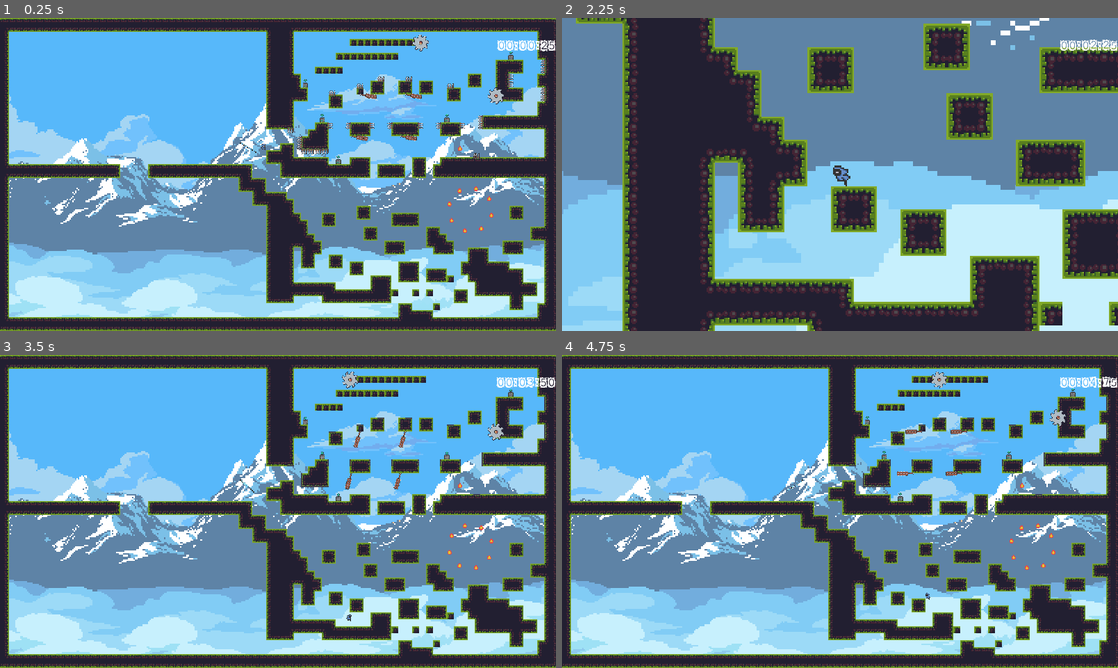
Above: before the commit, frames 1-4 (two rows, left to right).
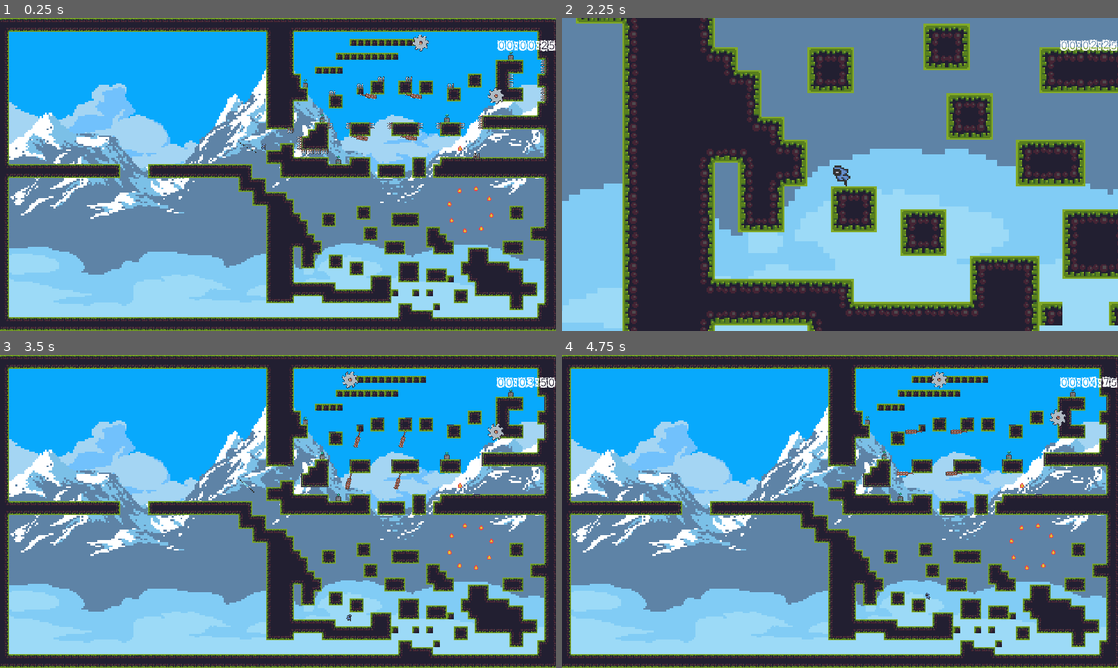
Above: after the commit, the same moments.

Repository: Mike149x/2DGameDraft
Game: Godot game, scene res://Scenes/Level1.tscn
Two runs of this game, one before a commit and one after it. Both use one fixed random seed, a clock stepped at 60 frames per second and the inputs below. Sound files missing from this copy of the repository are replaced by a short silence.
Inputs:
- Up to frame 1 (0.25 s): no input
- Up to frame 2 (2.25 s): hold D (right) 0.53-2.03 s; tap Z (zoom) at 0.6, 1.35, 2.1 s; tap Space (jump) at 0.77, 1.52 s; hold A (left) from 2.03 s (still down)
- Up to frame 3 (3.5 s): release A (left) at 2.78 s; hold D (right) from 2.78 s (still down); tap Z (zoom) at 2.85 s; tap Space (jump) at 3.02 s
- Up to frame 4 (4.75 s): tap Z (zoom) at 3.6, 4.35 s; tap Space (jump) at 3.77, 4.52 s; release D (right) at 4.28 s; hold A (left) from 4.28 s (still down)

The runs differ from the first frame. In frame 1, 44% of the frame differs, in the area x 1-98%, y 4-96%; in frame 2, 16%; in frame 3, 44%; in frame 4, 44%.

Commit message:
PARALLAX LAYERS P

Diff:
--- a/2DGameDraft/Scenes/Level1.tscn
+++ b/2DGameDraft/Scenes/Level1.tscn
@@ -15,7 +15,10 @@
 [ext_resource path="res://Scenes/SingleFlame.tscn" type="PackedScene" id=13]
 [ext_resource path="res://Scenes/SpinningFlame.tscn" type="PackedScene" id=14]
 [ext_resource path="res://Scenes/RopeSwing.tscn" type="PackedScene" id=15]
-[ext_resource path="res://Sprites/background_glacial_mountains.png" type="Texture" id=16]
+[ext_resource path="res://Sprites/glacial_mountains.png" type="Texture" id=16]
+[ext_resource path="res://Sprites/clouds_bg.png" type="Texture" id=17]
+[ext_resource path="res://Sprites/sky.png" type="Texture" id=18]
+[ext_resource path="res://Sprites/clouds_mg_2.png" type="Texture" id=19]
 
 [sub_resource type="DynamicFont" id=29]
 size = 35
@@ -281,10 +284,35 @@
 [node name="Level1" type="Node2D"]
 script = ExtResource( 5 )
 
-[node name="Background" type="Sprite" parent="."]
-position = Vector2( 636, 360 )
-scale = Vector2( 3.35417, 3.33333 )
+[node name="ParallaxBackground" type="ParallaxBackground" parent="."]
+
+[node name="Sky" type="ParallaxLayer" parent="ParallaxBackground"]
+position = Vector2( 640, 318 )
+
+[node name="Sprite" type="Sprite" parent="ParallaxBackground/Sky"]
+scale = Vector2( 4, 4 )
+texture = ExtResource( 18 )
+
+[node name="CloudBG" type="ParallaxLayer" parent="ParallaxBackground"]
+position = Vector2( 640, 318 )
+
+[node name="Sprite" type="Sprite" parent="ParallaxBackground/CloudBG"]
+scale = Vector2( 4, 4 )
+texture = ExtResource( 17 )
+
+[node name="Mountains" type="ParallaxLayer" parent="ParallaxBackground"]
+position = Vector2( 640, 318 )
+
+[node name="Sprite" type="Sprite" parent="ParallaxBackground/Mountains"]
+scale = Vector2( 4, 4 )
 texture = ExtResource( 16 )
+
+[node name="CloudFG" type="ParallaxLayer" parent="ParallaxBackground"]
+position = Vector2( 640, 318 )
+
+[node name="Sprite" type="Sprite" parent="ParallaxBackground/CloudFG"]
+scale = Vector2( 4, 4 )
+texture = ExtResource( 19 )
 
 [node name="CanvasLayer" type="CanvasLayer" parent="."]
 
Not shown: 1 places in 2DGameDraft/Scenes/Level1.tscn that only renumber resources
Binary file added: 2DGameDraft/Sprites/clouds_bg.png
Not shown, added: 2DGameDraft/Sprites/clouds_bg.png.import
Binary file added: 2DGameDraft/Sprites/clouds_mg_2.png
Not shown, added: 2DGameDraft/Sprites/clouds_mg_2.png.import
Binary file added: 2DGameDraft/Sprites/glacial_mountains.png
Not shown, added: 2DGameDraft/Sprites/glacial_mountains.png.import
Binary file added: 2DGameDraft/Sprites/sky.png
Not shown, added: 2DGameDraft/Sprites/sky.png.import
